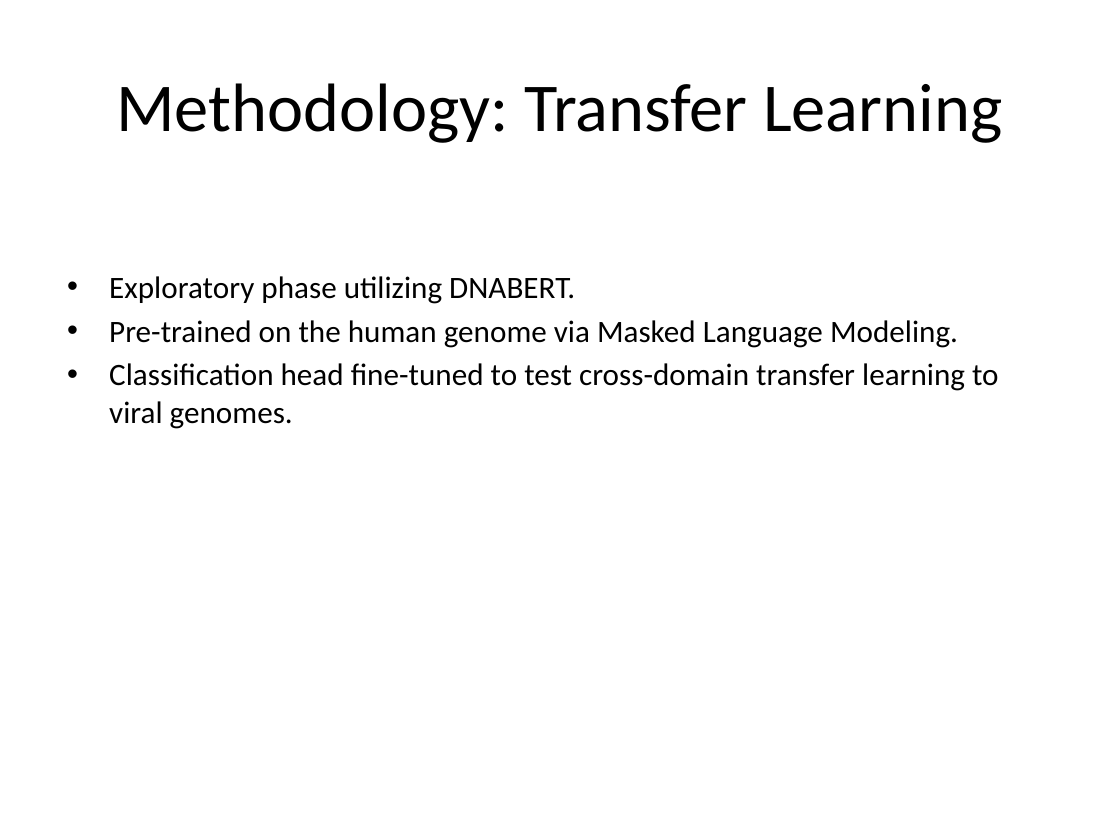
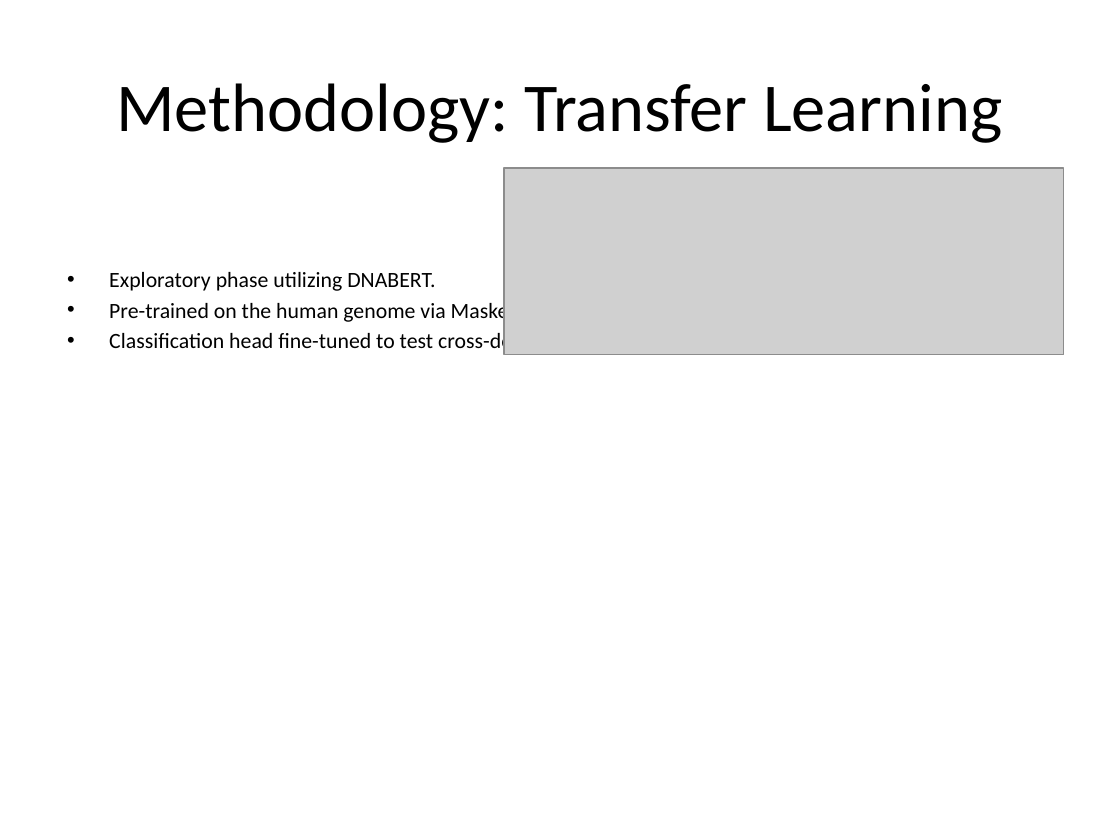
Before and after one commit to JNagawa/HIV_subtype_classifier_DeepLearning, a slide deck: slide 7 of reports/presentation.pptx. Drawn at 1120x840 pixels with LibreOffice and Linux fonts; fonts in the diff are those of the drawing; grey boxes stand for pictures. Boxes give left, top, right and bottom in pixels: in the first picture for what was removed or moved away, otherwise in the second. Text is boxed around its words. In the diff, an @@ line names an element or a change of style, - is before the commit and + after.

```diff
--- a/reports/presentation.pptx
+++ b/reports/presentation.pptx
@@ picture added at bbox=[504, 168, 1064, 355] @@
@@ text "Exploratory phase utilizing DNABERT." at bbox=[109, 272, 865, 355]: size 20 to 14 pt; less space between paragraphs @@
```
Also in this commit, not shown: 3 other slides changed, 2 slides added, 1 slide removed, 3 other files.
